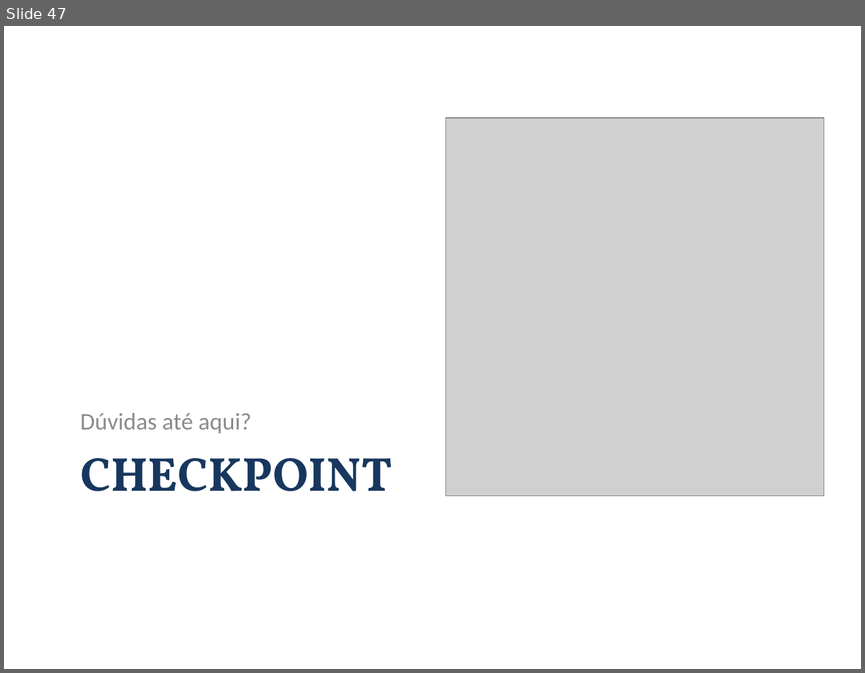
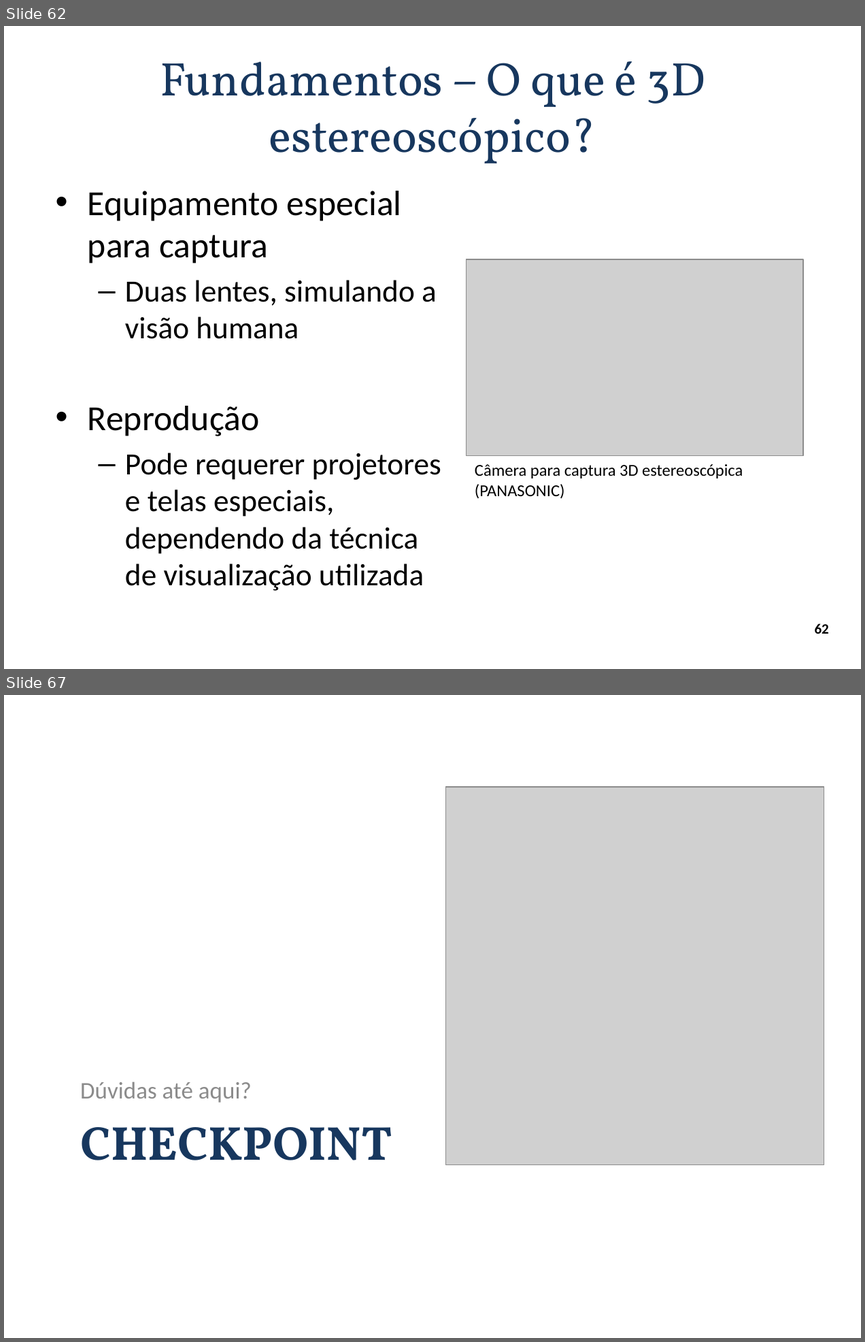
Before and after one commit to andrecurvello/tests-zingarelli, a slide deck: 1-Meus-Artigos/Minicurso-SemComp2011/minicurso-SemComp2011.pptx. Shown one above the other, each under a label of ours: slide 47 before the commit, slides 62 and 67 after it; the slides between them are not shown. The pictures are 865x673 and 865x1342 pixels, drawn with LibreOffice and Linux fonts; fonts in the diff are those of the drawing; grey boxes stand for pictures; background and template pictures are left out. Boxes give left, top, right and bottom in pixels: in the first picture for what was removed or moved away, otherwise in the second. Text is boxed around its words. In the diff, an @@ line names an element or a change of style, - is before the commit and + after.

Commit message:
SemComp 2011 - apresentação do minicurso: parte de imagem do OpenCV e parte de introdução ao 3D estereoscópico

```diff
--- a/1-Meus-Artigos/Minicurso-SemComp2011/minicurso-SemComp2011.pptx
+++ b/1-Meus-Artigos/Minicurso-SemComp2011/minicurso-SemComp2011.pptx
@@ slide 62 added at [4,26,861,669], background #FFFFFF @@
@@ title added at [160,61,705,163], 39.6 pt, text #17375E @@
+Fundamentos – O que é 3D estereoscópico?
@@ text added at [88,191,441,590], 25.9 pt, text #000000 @@
+• Equipamento especial para captura
+  – Duas lentes, simulando a visão humana
+• Reprodução
+  – Pode requerer projetores e telas especiais, dependendo da técnica de visualização utilizada
@@ picture added at [466,259,802,455] @@
@@ text added at [475,464,742,499], 14 pt, text #000000 @@
+Câmera para captura 3D estereoscópica (PANASONIC)
@@ page number added at [815,623,829,633], 12 pt, text #000000, bold @@
+62
@@ what was slide 47 is now slide 67 @@
```
Also in this commit, not shown: 2 slides changed, 24 other slides added, 9 other files.
